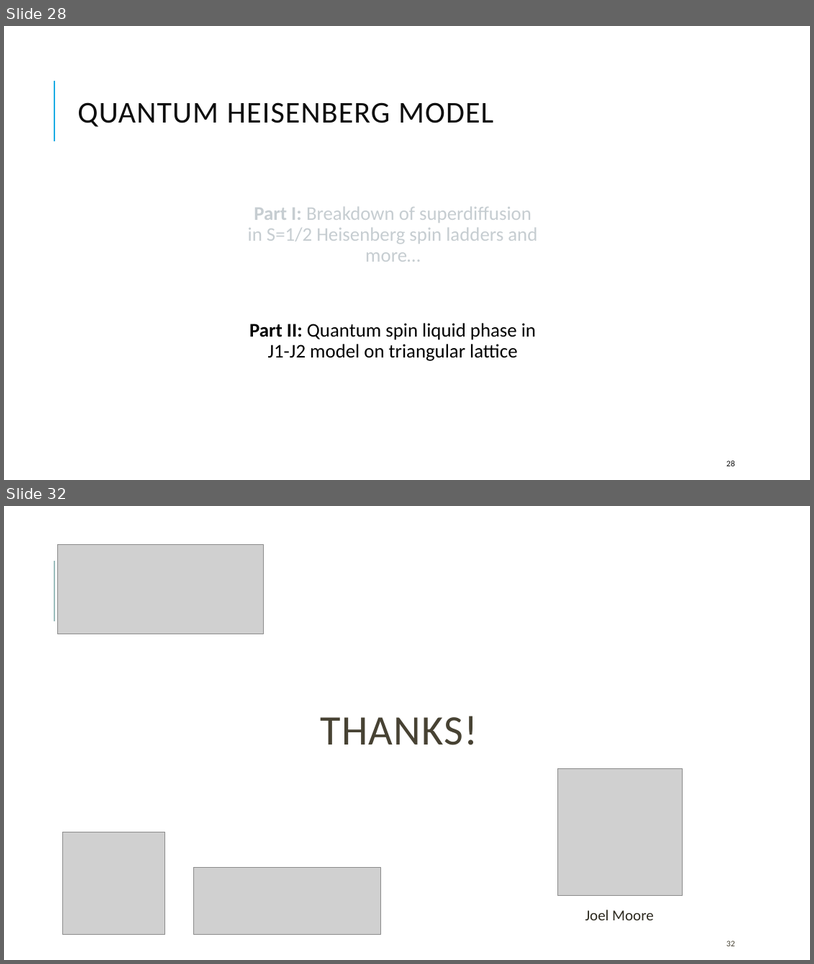
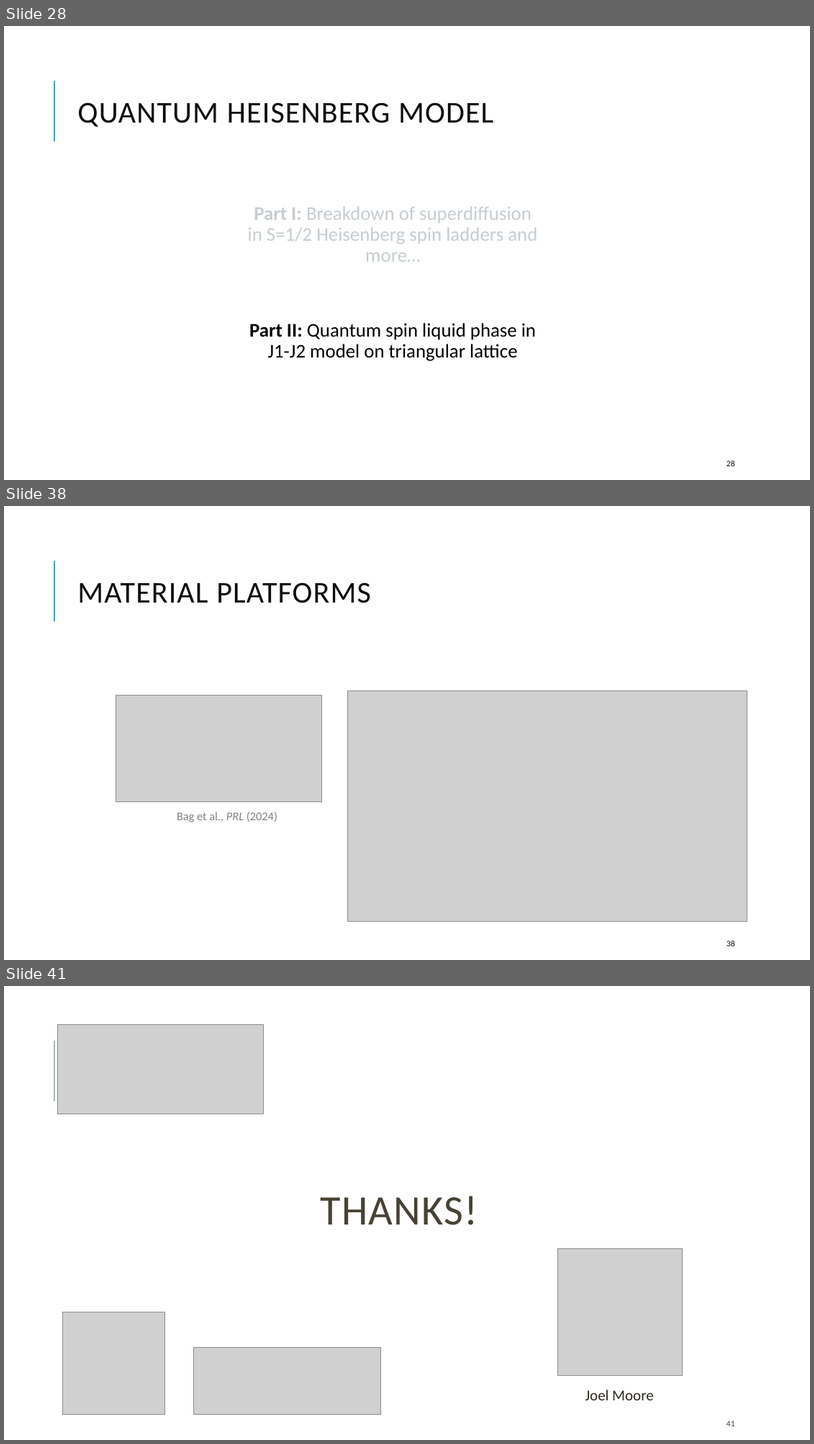
Before and after one commit to kwang0/KPZ-Project, a slide deck: Qualifying Exam Presentation.pptx. Shown one above the other, each under a label of ours: slides 28 and 32 before the commit, slides 28, 38 and 41 after it; the slides between them are not shown. The pictures are 814x964 and 814x1444 pixels, drawn with LibreOffice and Linux fonts; fonts in the diff are those of the drawing; grey boxes stand for pictures. Boxes give left, top, right and bottom in pixels: in the first picture for what was removed or moved away, otherwise in the second. Text is boxed around its words. In the diff, an @@ line names an element or a change of style, - is before the commit and + after.

```diff
--- a/Qualifying Exam Presentation.pptx
+++ b/Qualifying Exam Presentation.pptx
@@ slide 38 added at [4, 506, 810, 960], background #FFFFFF; not listed: 1 template element that a slide beside it also shows @@
@@ title added at [77, 582, 371, 603], 36 pt, text #0D0D0D @@
+MATERIAL PLATFORMS
@@ picture added at [116, 695, 322, 801] @@
@@ picture added at [347, 690, 748, 921] @@
@@ text added at [177, 811, 278, 822], 14 pt, text #808080 @@
+Bag et al., PRL (2024)
@@ page number added at [727, 940, 736, 946], 10 pt, text #0D0D0D @@
+38
@@ what was slide 32 is now slide 41 @@
@@ page number at [727, 1420, 736, 1426]: text changed @@
-32
+41
```
Also in this commit, not shown: 10 slides changed, 8 other slides added.
